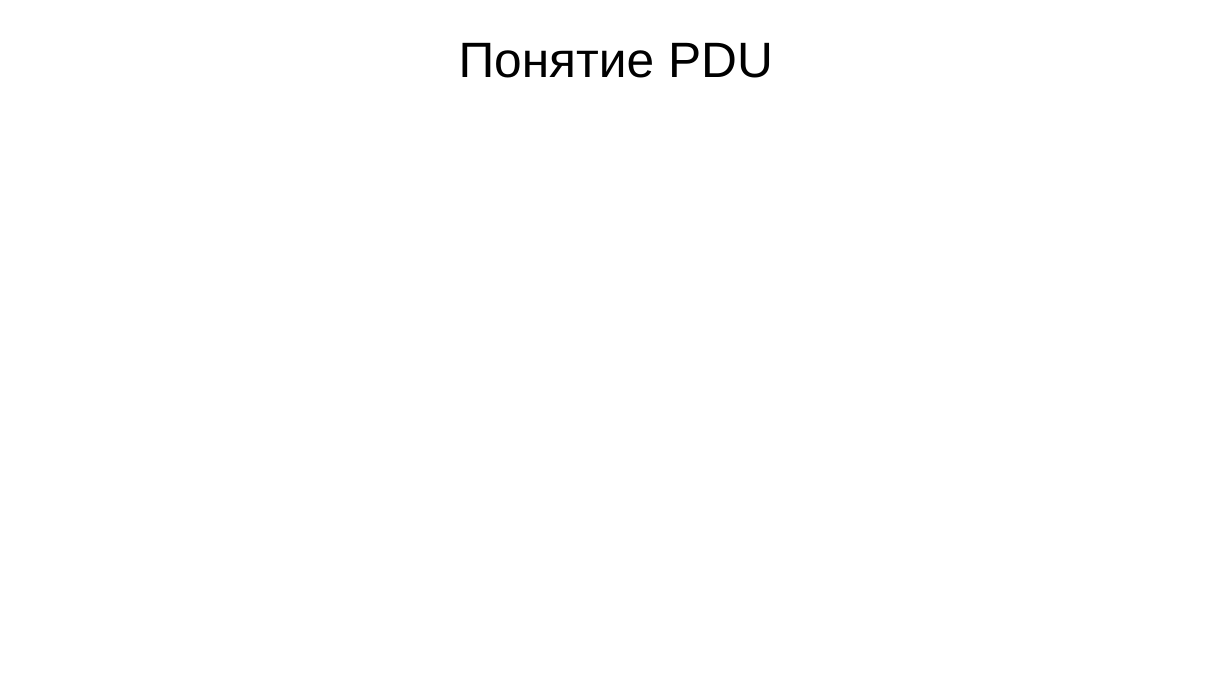
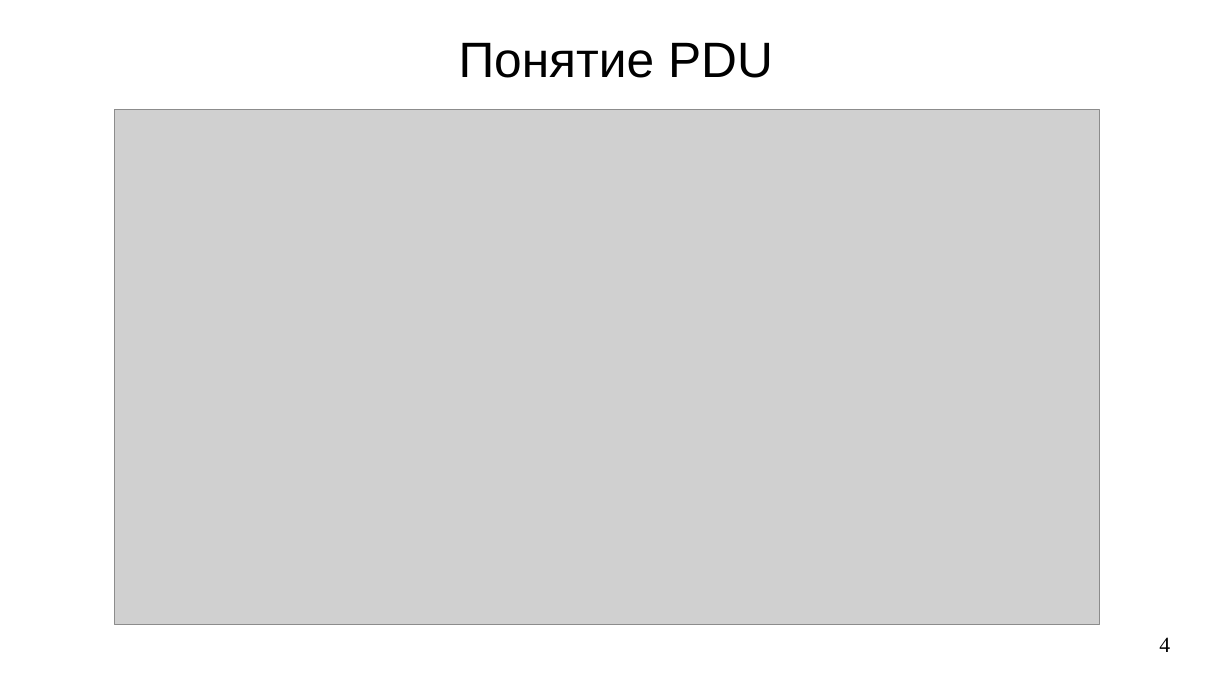
Before and after one commit to steelcraft/stud-lab, a slide deck: slide 4 of Лекции/CBNET01#L4.odp. Drawn at 1232x693 pixels with LibreOffice and Linux fonts; fonts in the diff are those of the drawing; grey boxes stand for pictures. Boxes give left, top, right and bottom in pixels: in the first picture for what was removed or moved away, otherwise in the second. Text is boxed around its words. In the diff, an @@ line names an element or a change of style, - is before the commit and + after.

```diff
--- a/Лекции/CBNET01#L4.odp
+++ b/Лекции/CBNET01#L4.odp
@@ picture added at (114, 110, 1100, 625) @@
@@ page number added at (1159, 637, 1170, 652), 14 pt, text #000000 @@
+4
```
Also in this commit, not shown: 5 other slides changed, 16 slides added, 2 slides removed.
